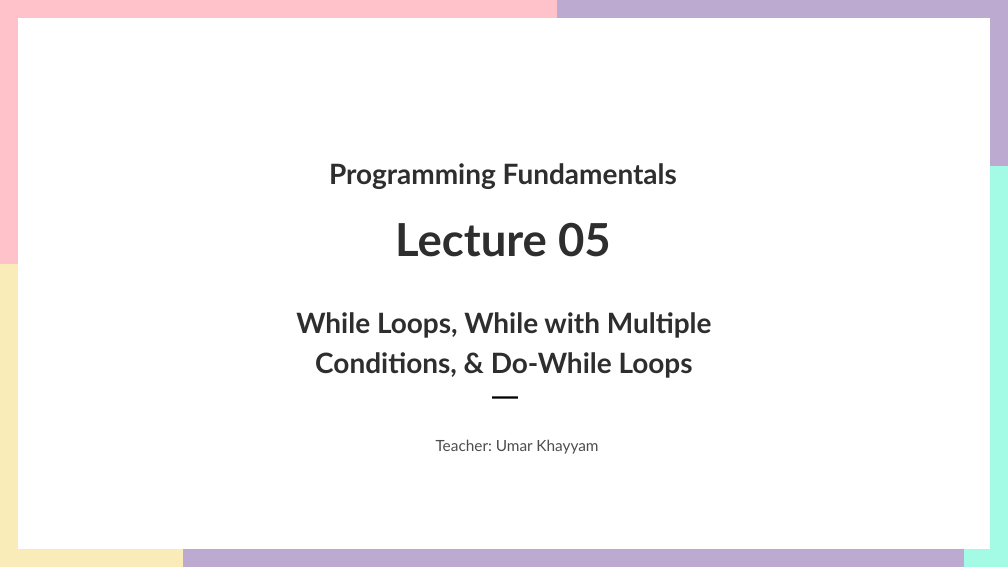
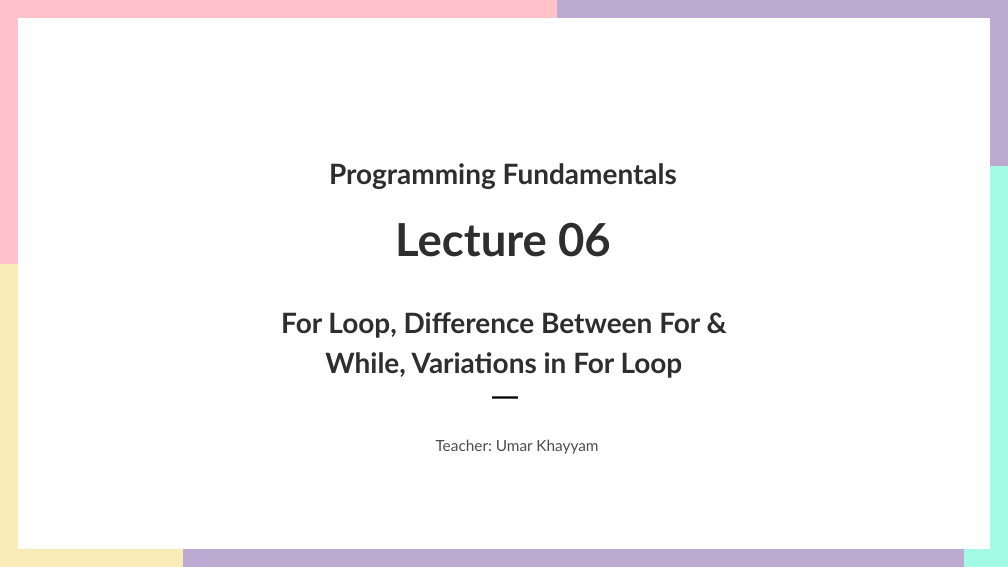
Before and after one commit to UKhayam/Programming-Fundamentals, a slide deck: slide 1 of PF-Lecture-5.pptx. Drawn at 1008x567 pixels with LibreOffice and Linux fonts; fonts in the diff are those of the drawing. Boxes give left, top, right and bottom in pixels: in the first picture for what was removed or moved away, otherwise in the second. Text is boxed around its words. In the diff, an @@ line names an element or a change of style, - is before the commit and + after.

```diff
--- a/PF-Lecture-5.pptx
+++ b/PF-Lecture-5.pptx
@@ text at bbox=[395, 222, 611, 257]: text changed @@
-Lecture 05
+Lecture 06
@@ text at bbox=[281, 312, 700, 378]: text changed @@
-While Loops, While with Multiple Conditions, & Do-While Loops
+For Loop, Difference Between For & While, Variations in For Loop
```
Also in this commit, not shown: 2 other slides changed, 4 slides added, 8 slides removed, 7 other files.
